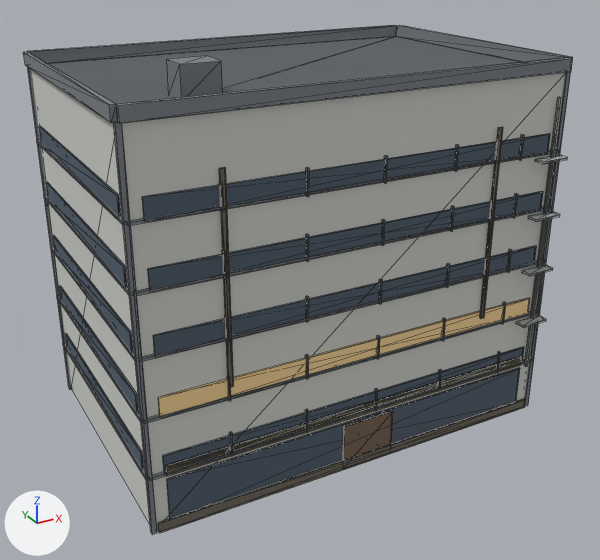
One commit to the glTF model public/buildings/lot_3x2.glb: the scene before it, then after it.
Both versions are drawn from a 50 mm camera at (-8.8, -29.9, 26.0) aimed at (11.0, 6.0, 8.0). Lighting does not change. The marker at lower left points along +X, +Y and +Z. The first picture is the older version. Mesh edges are drawn as thin lines. Vertices at exactly the same position are counted once.

Names of what the first picture shows: 'lot_3x2'.
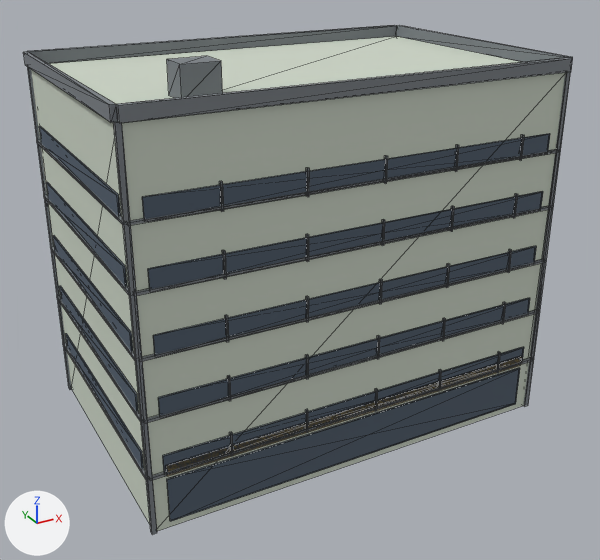
The change, as a diff of the scene's bpy script:
```diff
--- a/public/buildings/lot_3x2.glb.py
+++ b/public/buildings/lot_3x2.glb.py
@@ me_lot_3x2 @@
 # used by ob_lot_3x2; location = (0.0, 0.0, 0.0)
-me_lot_3x2.from_pydata(...)  # 692 vertices, 1056 faces; spans x -0.2..22.8, y -0.8..14.8, z 0.0..20.5
+me_lot_3x2.from_pydata(...)  # 604 vertices, 924 faces; spans x -0.2..22.8, y -0.2..14.8, z 0.0..20.5
+# me_lot_3x2 part 1: 11 loose pieces with 88 vertices, spanning x 0.2..22.5, y -0.8..14.7, z 0.0..19.0, are deleted
+# me_lot_3x2 part 2: 24 faces spanning x 0.7..22.6, y -0.1..13.8, z 6.0..7.0 switch from mat_lot_3x2_lit_glass (beige #f9d799) to mat_lot_3x2_glass (greyish blue #505d6c)
 me_lot_3x2.materials.append(mat_lot_3x2)
-me_lot_3x2.materials.append(mat_lot_3x2_roof_felt)  # dark grey #595d61
 me_lot_3x2.materials.append(mat_lot_3x2_trim)
 me_lot_3x2.materials.append(mat_lot_3x2_sign)
-me_lot_3x2.materials.append(mat_lot_3x2_door)  # brown #766150
-me_lot_3x2.materials.append(mat_lot_3x2_dirt)  # brown #6f695d
-me_lot_3x2.materials.append(mat_lot_3x2_metal)  # grey #b1b5b6
```

What differs and where, as boxes [x1, y1, x2, y2] in the pictures (600 x 560 px):
part 1 of me_lot_3x2, deleted: before [48, 36, 568, 533]
part 2 of me_lot_3x2, recoloured: [158, 298, 530, 416] in both
